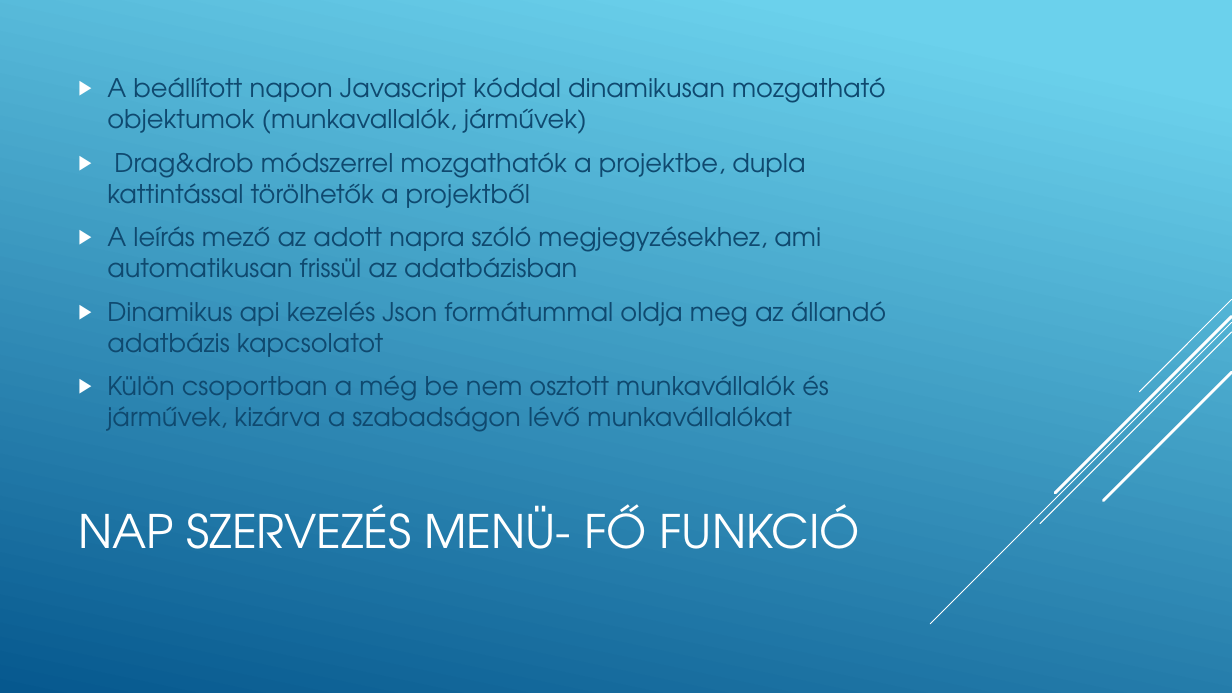
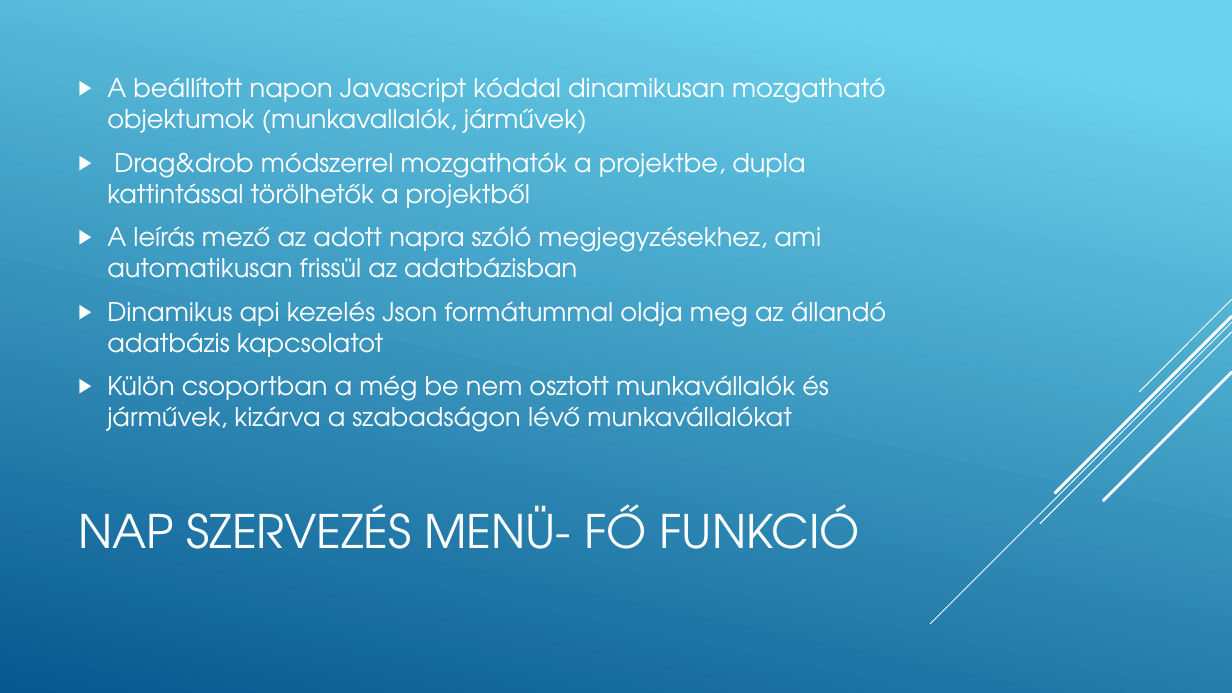
Before and after one commit to GroszFerenc/projektfeladat, a slide deck: slide 12 of grosz_ferenc_prezentacio.pptx (slide 9 before the commit). Drawn at 1232x693 pixels with LibreOffice and Linux fonts; fonts in the diff are those of the drawing. Boxes give left, top, right and bottom in pixels: in the first picture for what was removed or moved away, otherwise in the second. Text is boxed around its words. In the diff, an @@ line names an element or a change of style, - is before the commit and + after.

```diff
--- a/grosz_ferenc_prezentacio.pptx
+++ b/grosz_ferenc_prezentacio.pptx
@@ text "A beállított napon Javascript kóddal ..." at (107, 77, 886, 432): text colour #0F496F to #FFFFFF @@
```
Also in this commit, not shown: 7 other slides changed, 12 slides added, 1 other file.
